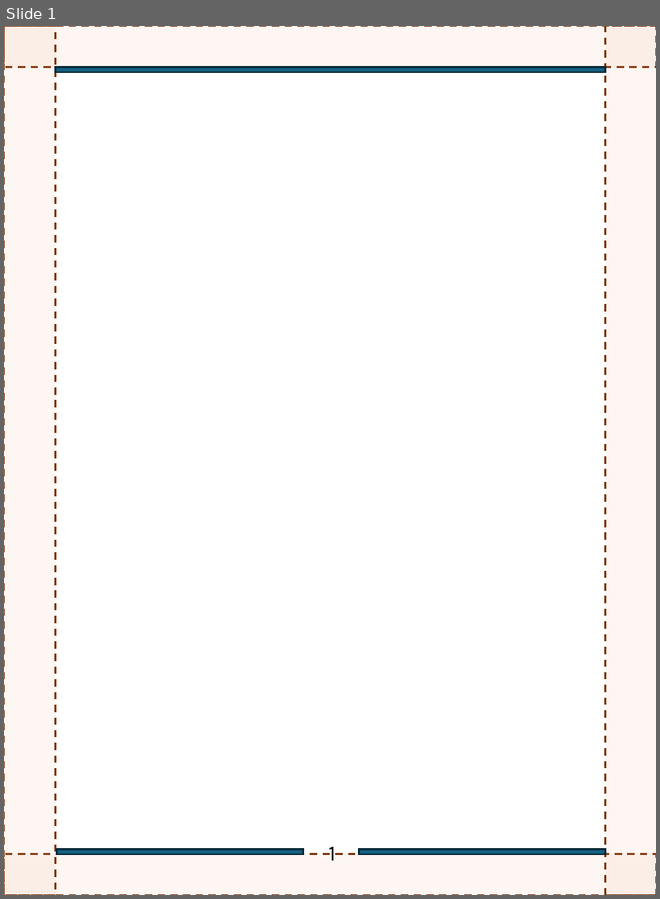
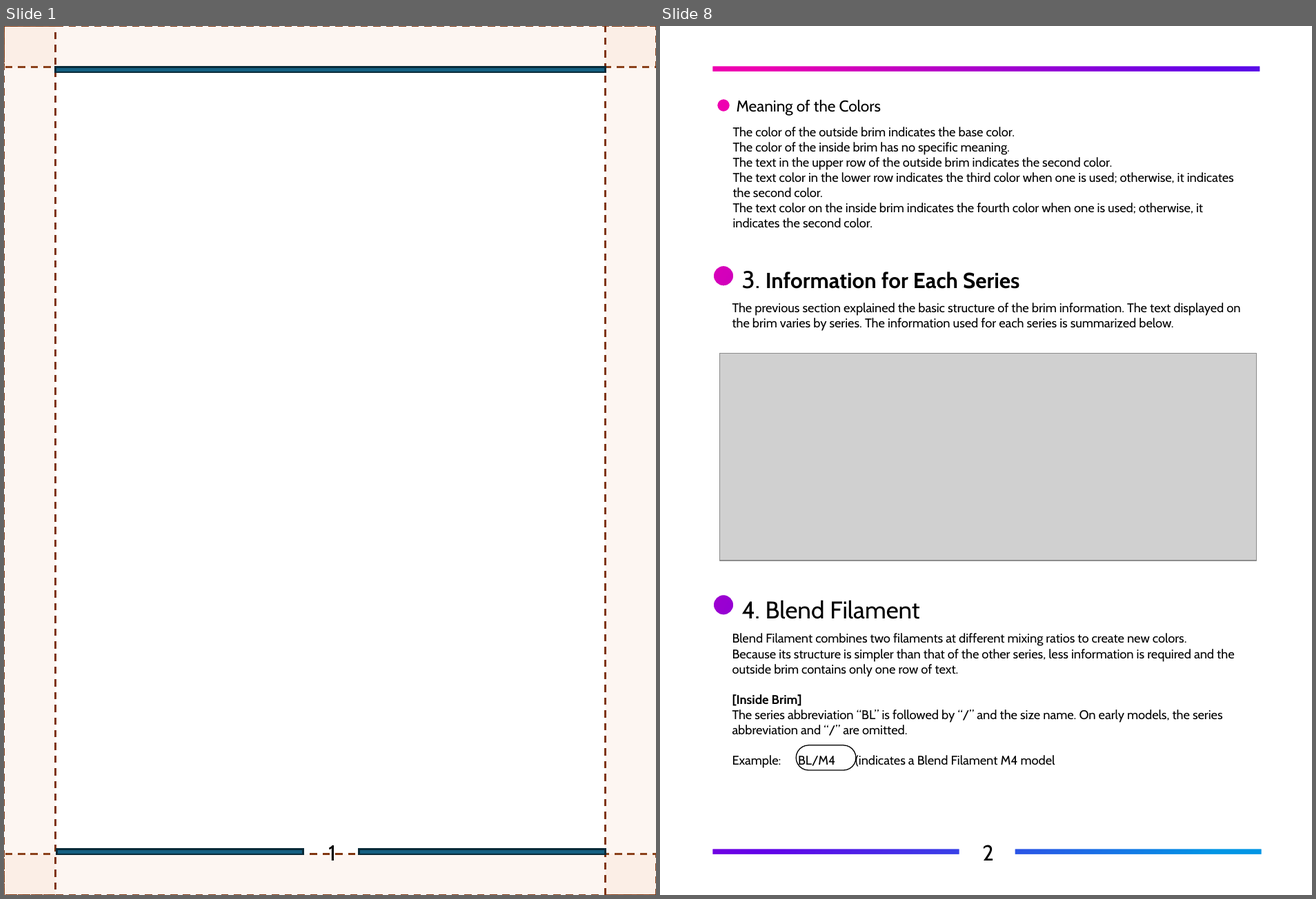
Before and after one commit to FlexChromaHQ/FlexChroma, a slide deck: Documents/Original/FlexChroam_Brim_Information_Guide-EN.pptx. Shown side by side, each under a label of ours: slide 1 before the commit, slides 1 and 8 after it; the slides between them are not shown. The pictures are 660x899 and 1316x899 pixels, drawn with LibreOffice and Linux fonts; fonts in the diff are those of the drawing; grey boxes stand for pictures. Boxes give left, top, right and bottom in pixels: in the first picture for what was removed or moved away, otherwise in the second. Text is boxed around its words. In the diff, an @@ line names an element or a change of style, - is before the commit and + after.

```diff
--- a/Documents/Original/FlexChroam_Brim_Information_Guide-EN.pptx
+++ b/Documents/Original/FlexChroam_Brim_Information_Guide-EN.pptx
@@ slide 8 added at [660,26,1312,895], background #FFFFFF @@
@@ freeform shape added at [662,26,1312,895], fill #FFFFFF @@
@@ rectangle added at [663,30,1309,891], fill gradient #EE00B0 to #6200E8 to #0095E5 @@
@@ text added at [733,100,1234,228], 10.5 pt, text #000000 @@
+Meaning of the Colors
+The color of the outside brim indicates the base color.
+The color of the inside brim has no specific meaning.
+The text in the upper row of the outside brim indicates the second color.
+The text color in the lower row indicates the third color when one is used; otherwise, it indicates the second color.
+The text color on the inside brim indicates the fourth color when one is used; otherwise, it indicates the second color.
@@ text added at [742,271,1019,289], 18 pt, text #000000, bold @@
+3. Information for Each Series
@@ text added at [732,303,1240,331], 10.5 pt, text #000000 @@
+The previous section explained the basic structure of the brim information. The text displayed on the brim varies by series. The information used for each series is summarized below.
@@ picture added at [720,354,1258,561] @@
@@ text added at [742,600,919,619], 20 pt, text #000000 @@
+4. Blend Filament
@@ text added at [732,633,1234,768], 10.5 pt, text #000000 @@
+Blend Filament combines two filaments at different mixing ratios to create new colors.
+Because its structure is simpler than that of the other series, less information is required and the outside brim contains only one row of text.
+[Inside Brim]
+The series abbreviation “BL” is followed by “/” and the size name. On early models, the series abbreviation and “/” are omitted.
+Example: BL/M4 (indicates a Blend Filament M4 model
@@ rounded rectangle added at [796,746,856,771], outline #000000 0.75 pt @@
@@ text added at [982,845,994,861], 18 pt, text #000000 @@
+2
@@ slide 1 changed as well @@
@@ text "1" at [328,846,336,861]: font Karla to Cabin @@
```
Also in this commit, not shown: 4 other slides changed, 5 other slides added, 2 slides removed, 2 other files.
